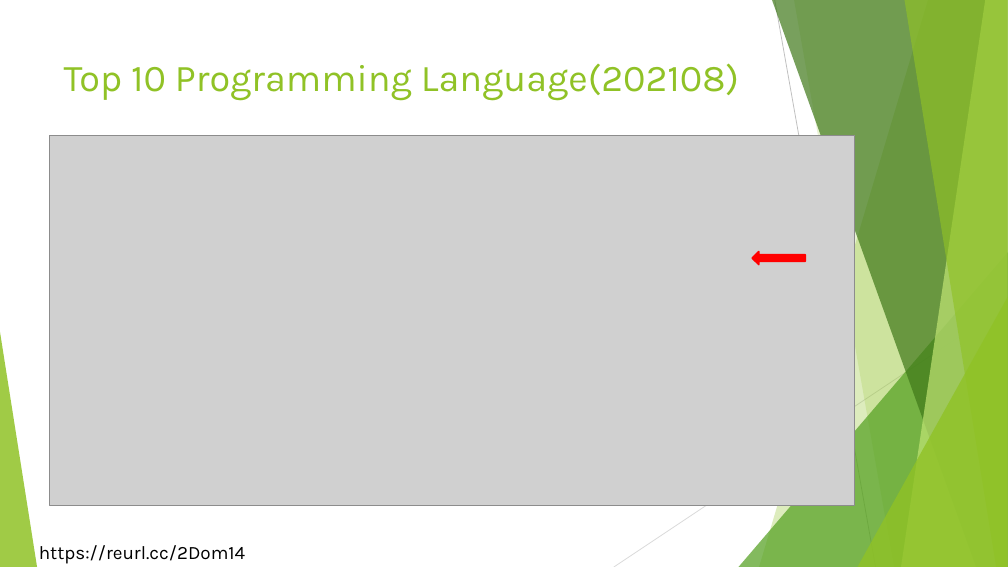
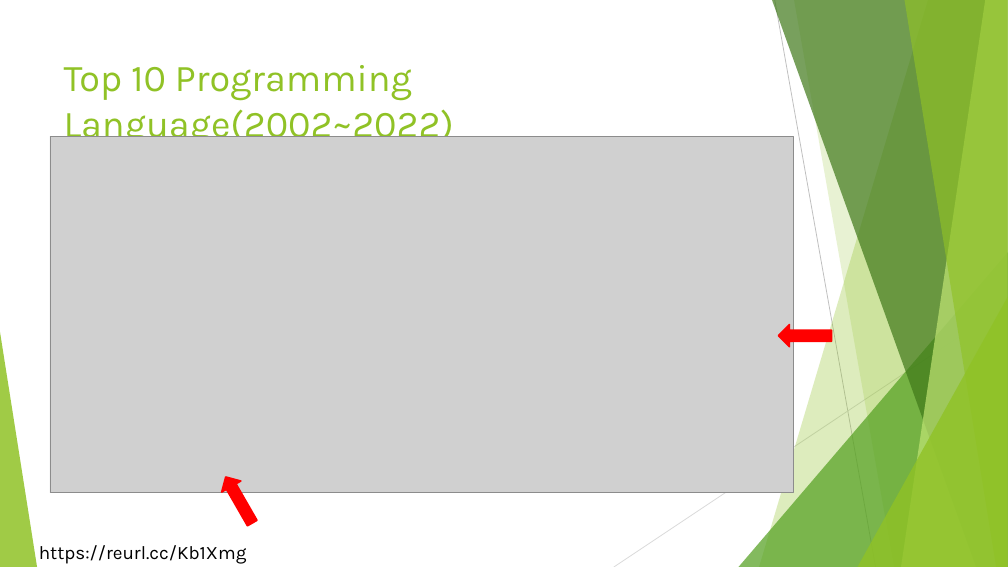
Before and after one commit to liulawsi/My_PPTs, a slide deck: slide 11 of LCC/Java/00a_想喝杯Java咖啡嗎.pptx. Drawn at 1008x567 pixels with LibreOffice and Linux fonts; fonts in the diff are those of the drawing; grey boxes stand for pictures; background and template pictures are left out. Boxes give left, top, right and bottom in pixels: in the first picture for what was removed or moved away, otherwise in the second. Text is boxed around its words. In the diff, an @@ line names an element or a change of style, - is before the commit and + after.

```diff
--- a/LCC/Java/00a_想喝杯Java咖啡嗎.pptx
+++ b/LCC/Java/00a_想喝杯Java咖啡嗎.pptx
@@ title at (x1=64, y1=65, x2=454, y2=146): text changed @@
-Top 10 Programming Language(202108)
+Top 10 Programming Language(2002~2022)
@@ picture resized from (x1=50, y1=135, x2=855, y2=506) to (x1=50, y1=136, x2=793, y2=493) @@
@@ right arrow added at (x1=779, y1=324, x2=832, y2=346), fill #FF0000, outline #FF0000 1.5 pt @@
@@ right arrow at (x1=216, y1=472, x2=262, y2=529): rotation 180 to 240 degrees @@
@@ text at (x1=39, y1=545, x2=247, y2=564): text changed @@
-https://reurl.cc/2Dom14
+https://reurl.cc/Kb1Xmg
```
Also in this commit, not shown: 13 other slides changed, 39 other files.
